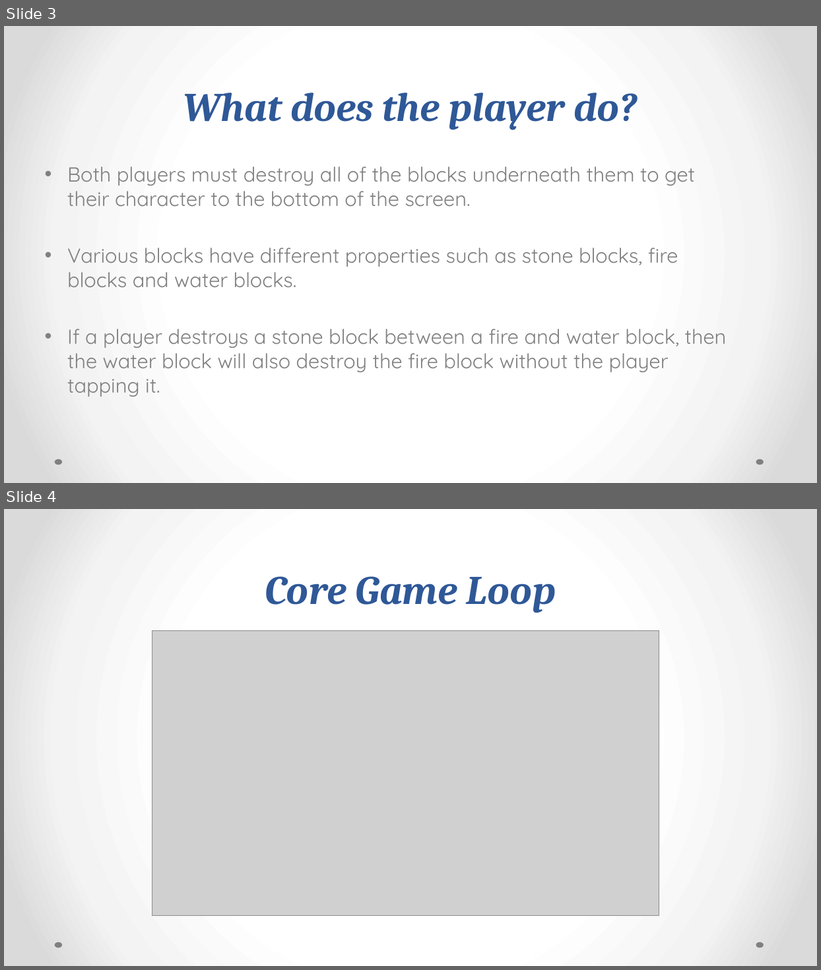
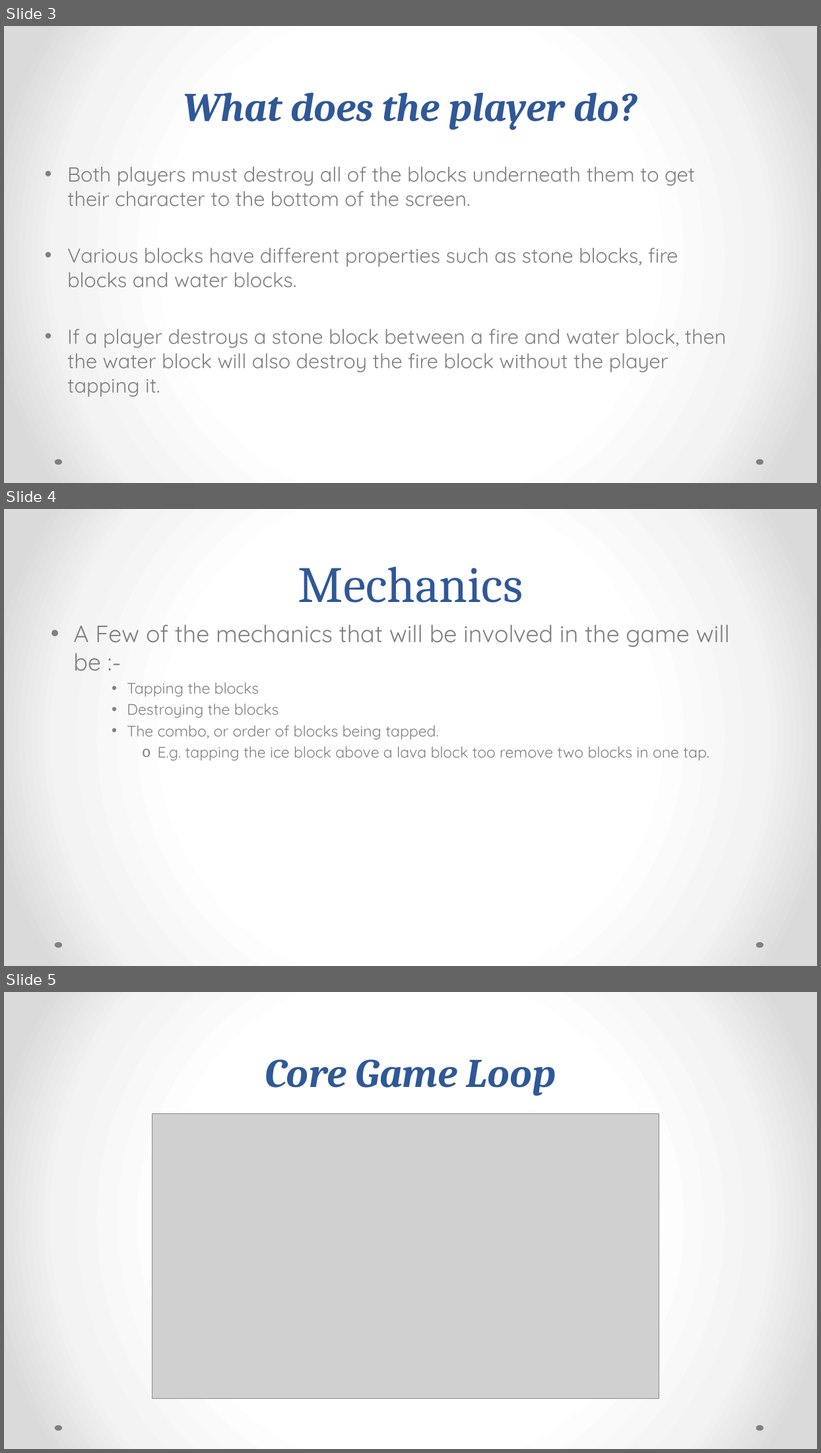
Before and after one commit to UoSGroupProjects1718/mgp-mgp-group-18, a slide deck: Presentation Slides/First_Presentation.pptx. Shown one above the other, each under a label of ours: slides 3 and 4 before the commit, slides 3, 4 and 5 after it. The pictures are 821x970 and 821x1453 pixels, drawn with LibreOffice and Linux fonts; fonts in the diff are those of the drawing; grey boxes stand for pictures. Boxes give left, top, right and bottom in pixels: in the first picture for what was removed or moved away, otherwise in the second. Text is boxed around its words. In the diff, an @@ line names an element or a change of style, - is before the commit and + after.

Commit message:
Has mechanics page

```diff
--- a/Presentation Slides/First_Presentation.pptx
+++ b/Presentation Slides/First_Presentation.pptx
@@ slide 4 added at (4,509,817,966), background gradient #FFFFFF to #F4F4F4 to #DADADA; not listed: 2 template elements that a slide beside it also shows @@
@@ title added at (298,566,523,603), 60 pt, text #2F5897 @@
+Mechanics
@@ text added at (73,625,730,761), 18 pt, text #808080 @@
+• A Few of the mechanics that will be involved in the game will be :-
+    • Tapping the blocks
+    • Destroying the blocks
+    • The combo, or order of blocks being tapped.
+      o E.g. tapping the ice block above a lava block too remove two blocks in one tap.
@@ what was slide 4 is now slide 5 @@
```
